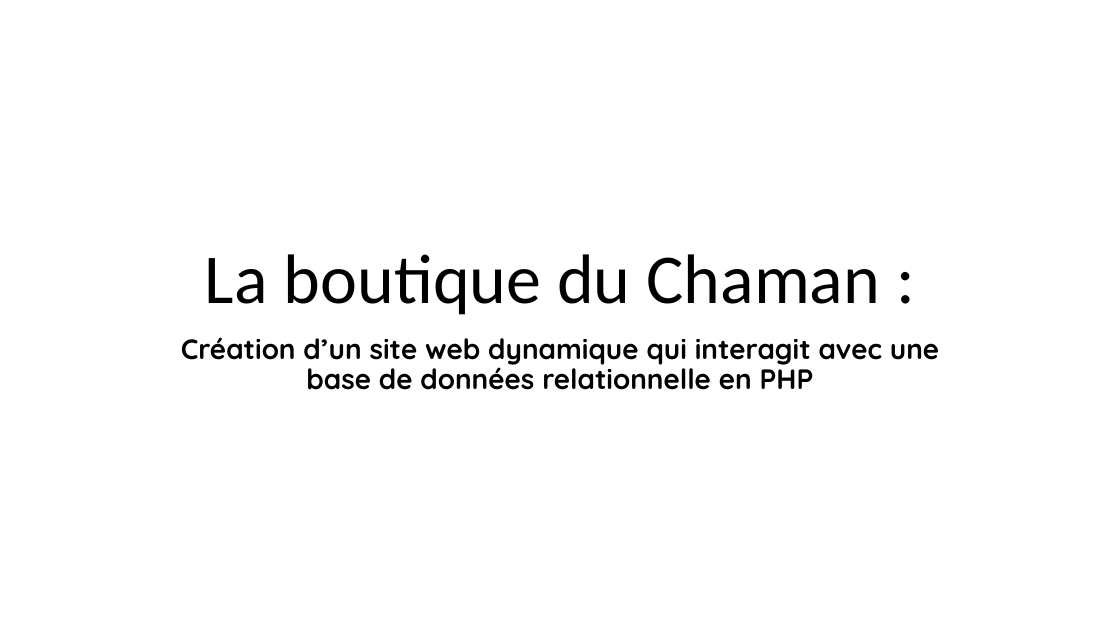
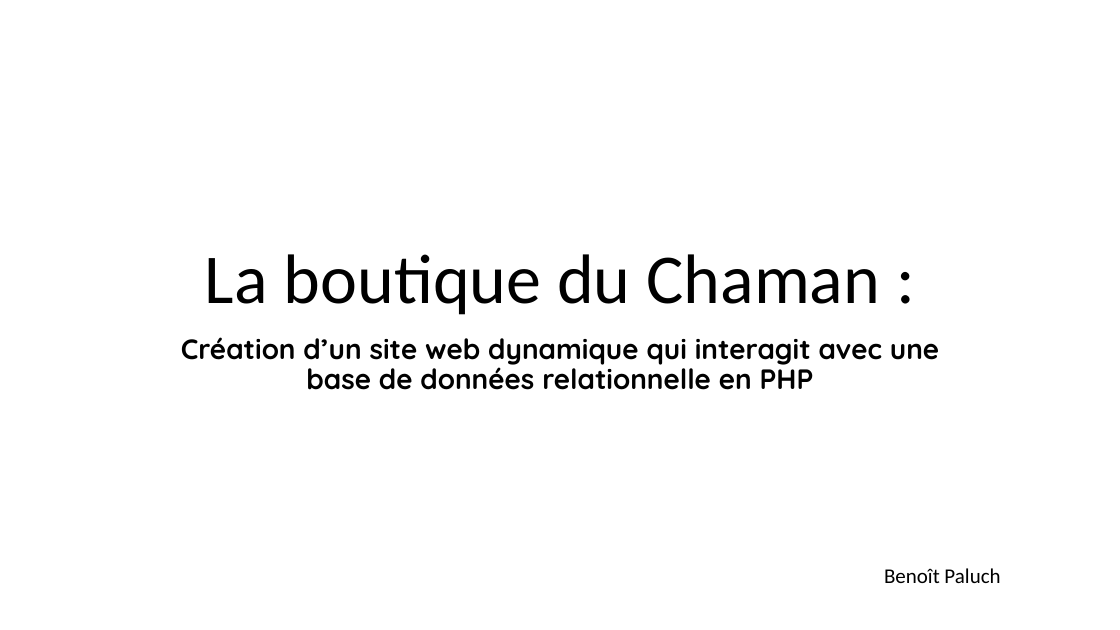
Before and after one commit to BenyOblomov/la-boutique-du-chaman, a slide deck: slide 1 of La boutique du Chaman.pptx. Drawn at 1120x630 pixels with LibreOffice and Linux fonts; fonts in the diff are those of the drawing; background and template pictures are left out. Boxes give left, top, right and bottom in pixels: in the first picture for what was removed or moved away, otherwise in the second. Text is boxed around its words. In the diff, an @@ line names an element or a change of style, - is before the commit and + after.

```diff
--- a/La boutique du Chaman.pptx
+++ b/La boutique du Chaman.pptx
@@ text added at (884,568,1000,583), 18 pt, text #000000 @@
+Benoît Paluch
```
Also in this commit, not shown: 21 other files.
